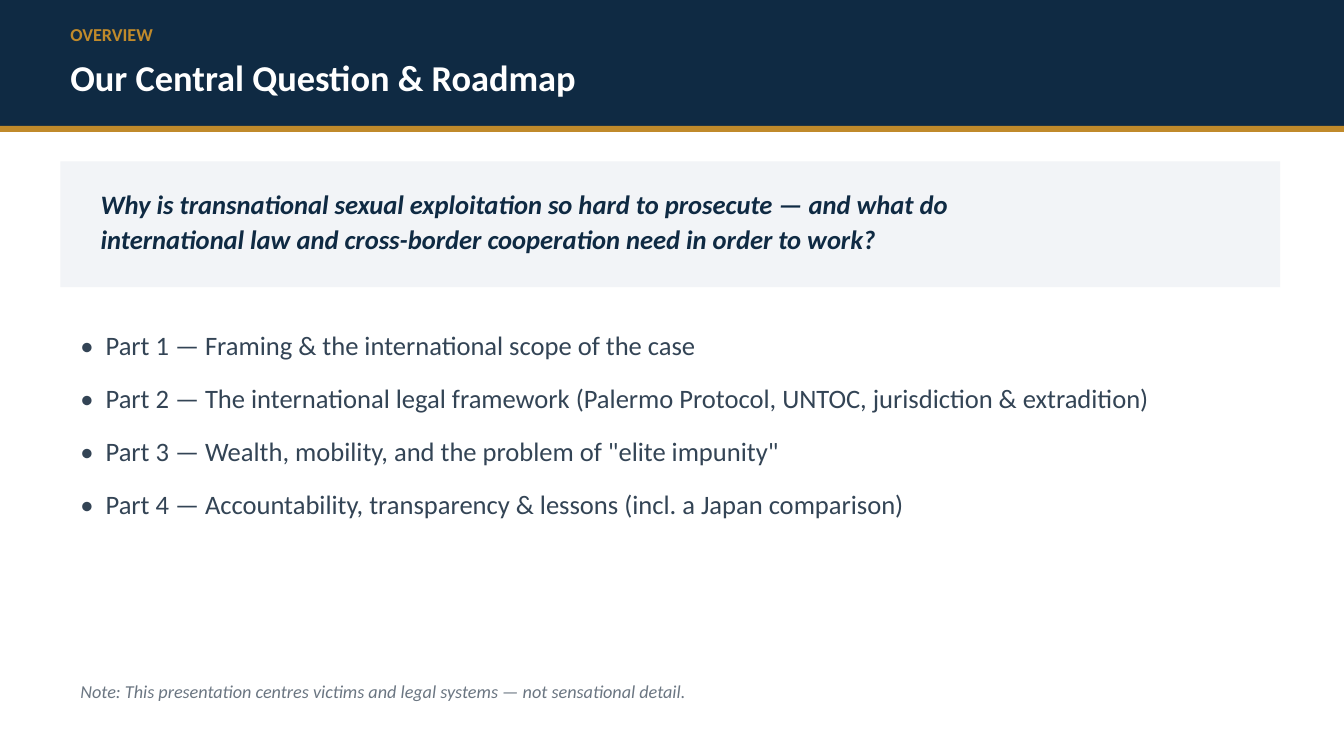
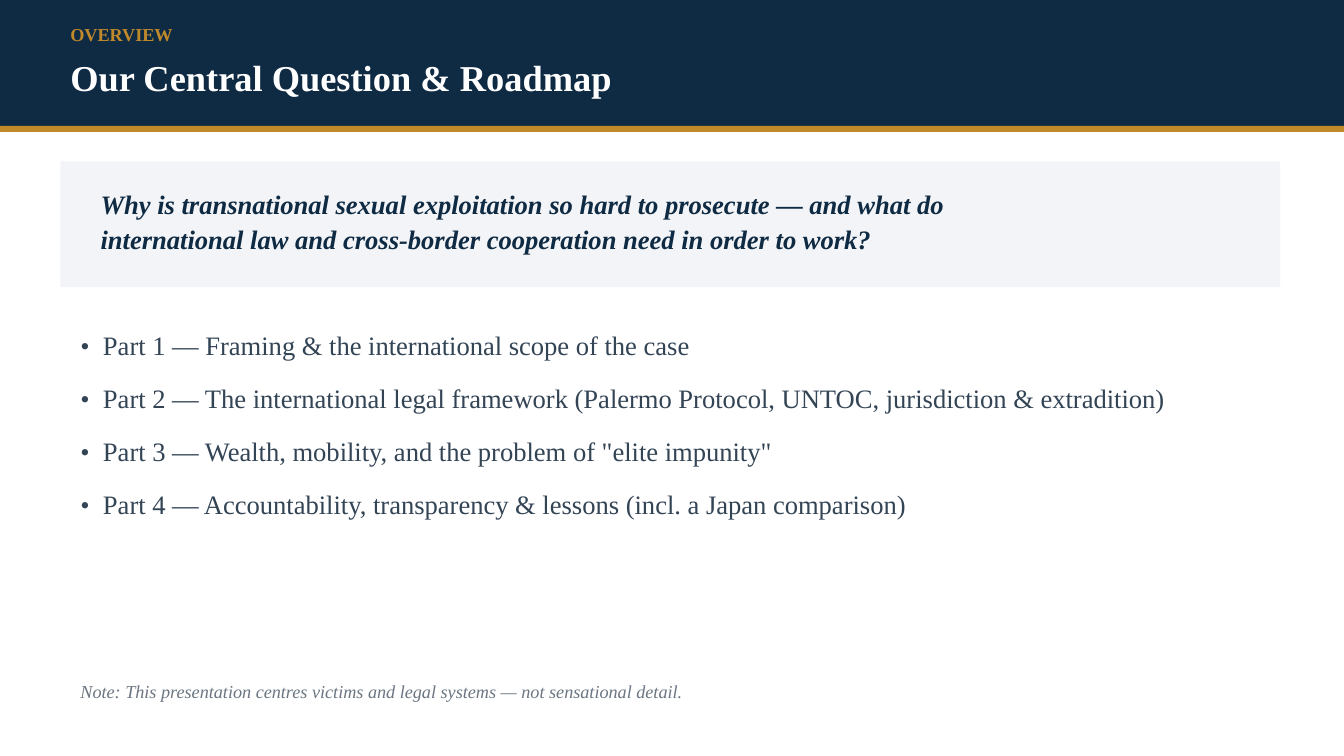
Before and after one commit to Kokidesu/Koki, a slide deck: slide 2 of Epstein_Transnational_Justice.pptx. Drawn at 1344x756 pixels with LibreOffice and Linux fonts; fonts in the diff are those of the drawing. Boxes give left, top, right and bottom in pixels: in the first picture for what was removed or moved away, otherwise in the second. Text is boxed around its words. In the diff, an @@ line names an element or a change of style, - is before the commit and + after.

```diff
--- a/Epstein_Transnational_Justice.pptx
+++ b/Epstein_Transnational_Justice.pptx
@@ font Calibri to Times New Roman in 5 elements at [70, 29, 172, 42], [70, 65, 612, 98], [101, 195, 944, 254], [103, 336, 1165, 520], [80, 685, 682, 702] @@
```
Also in this commit, not shown: 7 other slides changed, 11 other files.
